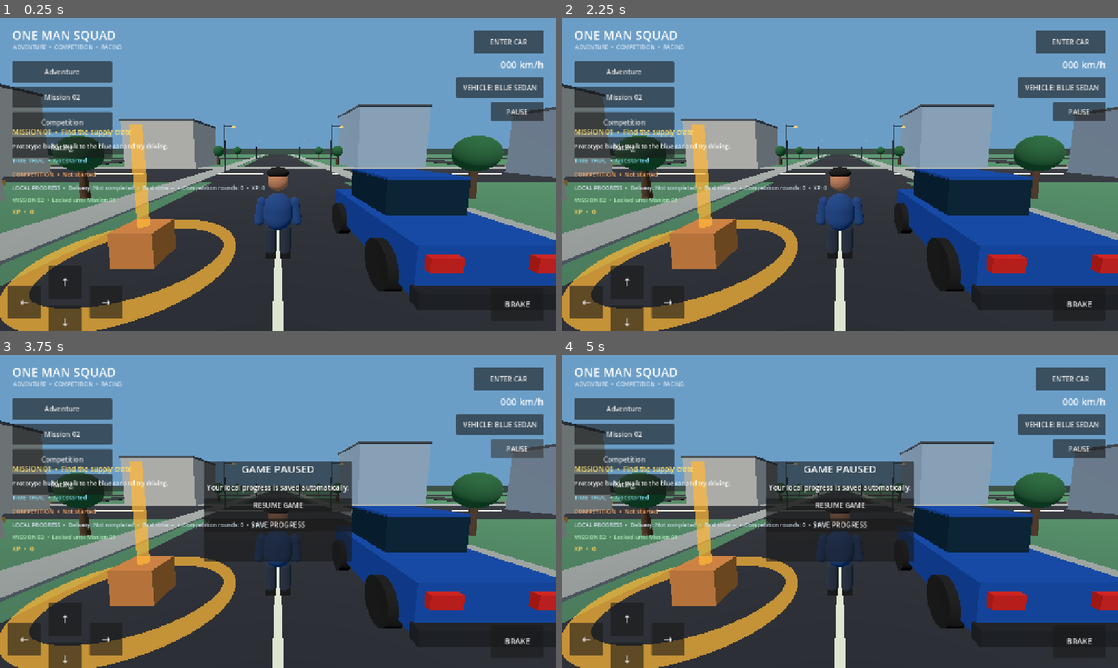
Above: before the commit, frames 1-4 (two rows, left to right).
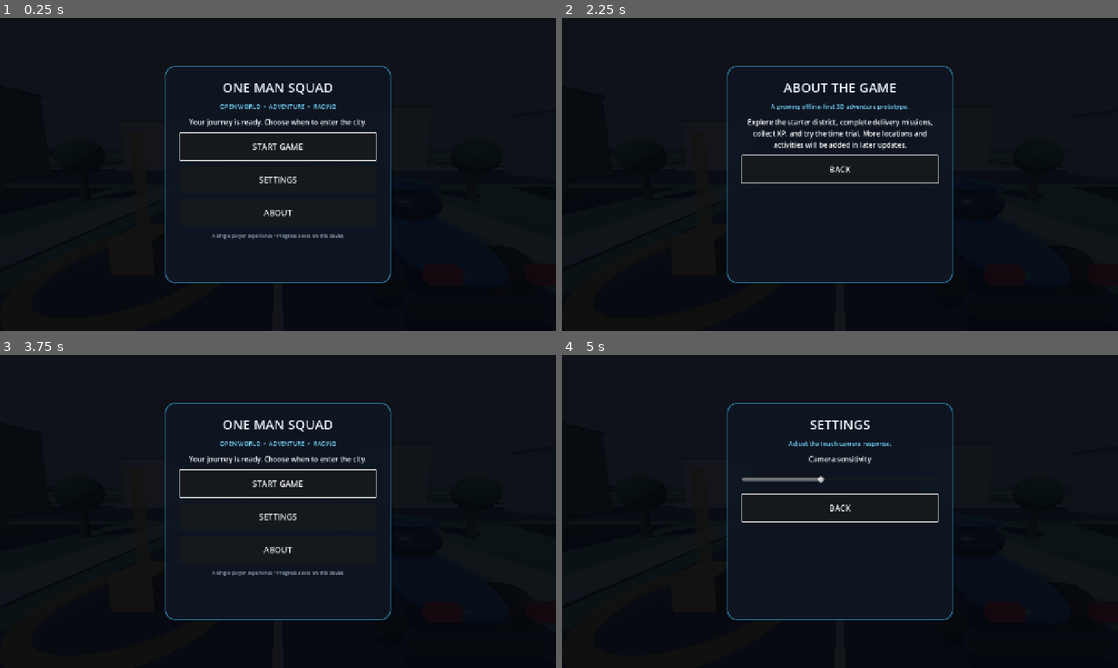
Above: after the commit, the same moments.

Repository: newgenerationnetwork617-ops/one-man-squad
Game: Godot game, scene res://scenes/main.tscn
Same seed, same stepped clock (60 frames per second), same inputs: the game is played once before the commit and once after it.
Inputs (mouse positions are in pixels of both pictures, inside the frame that each line leads up to):
- Up to frame 1 (0.25 s): no input
- Up to frame 2 (2.25 s): click (840, 180) at 0.5 s, where only the run after the commit has a clickable "SETTINGS"; click (840, 171) at 1.25 s, where only the run after the commit has a clickable "BACK"; click (840, 212) at 2 s, where only the run after the commit has a clickable "ABOUT"
- Up to frame 3 (3.75 s): click (278, 505) at 2.75 s, where only the run after the commit has a clickable "BACK"; click (517, 448) at 3.5 s, where only the run before the commit has a clickable "PAUSE"
- Up to frame 4 (5 s): click (840, 505) at 4.25 s, where only the run before the commit has a clickable "RESUME GAME"

The runs differ from the first frame. In frame 1, 96% of the frame differs, in the area x 0-100%, y 0-100%; in frame 2, 96%; in frame 3, 93%; in frame 4, 93%.

Commit message:
Add home menu and visual polish
Add a dedicated home screen, improve pause and resume controls, save camera sensitivity, and polish procedural visuals.

Diff:
--- a/scenes/player.tscn
+++ b/scenes/player.tscn
@@ -23,8 +23,11 @@
 [sub_resource type="CapsuleMesh" id="Leg"]
 radius = 0.13
 height = 0.72
-[sub_resource type="BoxMesh" id="Foot"]
-size = Vector3(0.24, 0.13, 0.36)
+[sub_resource type="CapsuleMesh" id="Foot"]
+radius = 0.13
+height = 0.38
+radial_segments = 24
+rings = 12
 [sub_resource type="StandardMaterial3D" id="HairMaterial"]
 albedo_color = Color(0.045, 0.035, 0.03, 1)
 [sub_resource type="SphereMesh" id="HairMesh"]
@@ -82,10 +85,12 @@
 surface_material_override/0 = SubResource("Trousers")
 [node name="LeftBoot" type="MeshInstance3D" parent="."]
 position = Vector3(-0.16, 0.12, -0.08)
+scale = Vector3(1.0, 0.48, 1.0)
 mesh = SubResource("Foot")
 surface_material_override/0 = SubResource("Boots")
 [node name="RightBoot" type="MeshInstance3D" parent="."]
 position = Vector3(0.16, 0.12, -0.08)
+scale = Vector3(1.0, 0.48, 1.0)
 mesh = SubResource("Foot")
 surface_material_override/0 = SubResource("Boots")
 [node name="CameraPivot" type="Node3D" parent="."]
--- a/scenes/sport_car.tscn
+++ b/scenes/sport_car.tscn
@@ -2,10 +2,16 @@
 [ext_resource type="Script" path="res://scripts/vehicle_controller.gd" id="1"]
 [sub_resource type="BoxShape3D" id="BodyCollision"]
 size = Vector3(2.05, 1.0, 4.1)
-[sub_resource type="BoxMesh" id="BodyMesh"]
-size = Vector3(2.05, 0.72, 4.1)
-[sub_resource type="BoxMesh" id="CabinMesh"]
-size = Vector3(1.62, 0.78, 1.9)
+[sub_resource type="SphereMesh" id="BodyMesh"]
+radius = 1.0
+height = 2.0
+radial_segments = 32
+rings = 16
+[sub_resource type="SphereMesh" id="CabinMesh"]
+radius = 1.0
+height = 2.0
+radial_segments = 32
+rings = 16
 [sub_resource type="BoxMesh" id="SpoilerMesh"]
 size = Vector3(1.7, 0.12, 0.28)
 [sub_resource type="CylinderMesh" id="WheelMesh"]
@@ -39,16 +45,18 @@
 shape = SubResource("BodyCollision")
 [node name="Body" type="MeshInstance3D" parent="."]
 position = Vector3(0, 0.72, 0)
+scale = Vector3(1.03, 0.39, 2.05)
 mesh = SubResource("BodyMesh")
 surface_material_override/0 = SubResource("RedPaint")
 [node name="Cabin" type="MeshInstance3D" parent="."]
-position = Vector3(0, 1.36, -0.22)
+position = Vector3(0, 1.35, -0.22)
+scale = Vector3(0.78, 0.42, 0.92)
 mesh = SubResource("CabinMesh")
 surface_material_override/0 = SubResource("Glass")
 [node name="Hood" type="MeshInstance3D" parent="."]
-position = Vector3(0, 1.12, -1.28)
+position = Vector3(0, 1.02, -1.32)
 mesh = SubResource("BodyMesh")
-scale = Vector3(0.98, 0.18, 0.28)
+scale = Vector3(0.96, 0.14, 0.46)
 surface_material_override/0 = SubResource("RedPaint")
 [node name="RearSpoiler" type="MeshInstance3D" parent="."]
 position = Vector3(0, 1.6, 1.72)
--- a/scenes/starter_car.tscn
+++ b/scenes/starter_car.tscn
@@ -2,10 +2,16 @@
 [ext_resource type="Script" path="res://scripts/vehicle_controller.gd" id="1"]
 [sub_resource type="BoxShape3D" id="BoxShape_vehicle"]
 size = Vector3(2.0, 0.9, 3.8)
-[sub_resource type="BoxMesh" id="BoxMesh_body"]
-size = Vector3(2.0, 0.75, 3.8)
-[sub_resource type="BoxMesh" id="BoxMesh_cabin"]
-size = Vector3(1.55, 0.8, 1.8)
+[sub_resource type="SphereMesh" id="BoxMesh_body"]
+radius = 1.0
+height = 2.0
+radial_segments = 32
+rings = 16
+[sub_resource type="SphereMesh" id="BoxMesh_cabin"]
+radius = 1.0
+height = 2.0
+radial_segments = 32
+rings = 16
 [sub_resource type="CylinderMesh" id="CylinderMesh_wheel"]
 top_radius = 0.42
 bottom_radius = 0.42
@@ -43,16 +49,18 @@
 shape = SubResource("BoxShape_vehicle")
 [node name="Body" type="MeshInstance3D" parent="."]
 position = Vector3(0, 0.72, 0)
+scale = Vector3(1.0, 0.4, 1.92)
 mesh = SubResource("BoxMesh_body")
 surface_material_override/0 = SubResource("Material_body")
 [node name="Cabin" type="MeshInstance3D" parent="."]
-position = Vector3(0, 1.38, -0.25)
+position = Vector3(0, 1.35, -0.25)
+scale = Vector3(0.76, 0.43, 0.88)
 mesh = SubResource("BoxMesh_cabin")
 surface_material_override/0 = SubResource("Material_glass")
 [node name="Roof" type="MeshInstance3D" parent="."]
-position = Vector3(0, 1.79, -0.25)
+position = Vector3(0, 1.72, -0.25)
 mesh = SubResource("BoxMesh_cabin")
-scale = Vector3(1.0, 0.08, 1.0)
+scale = Vector3(0.72, 0.1, 0.82)
 surface_material_override/0 = SubResource("Material_body")
 [node name="FrontBumper" type="MeshInstance3D" parent="."]
 position = Vector3(0, 0.43, -1.96)
--- a/scripts/main.gd
+++ b/scripts/main.gd
@@ -36,7 +36,10 @@
 var total_xp := 0
 var mission_two_label: Label
 var xp_label: Label
-var pause_panel: PanelContainer
+var pause_panel: Control
+var ui_canvas: CanvasLayer
+var hud_root: Control
+var home_overlay: Control
 var best_time_trial := 0.0
 var completed_competition_rounds := 0
 var records_label: Label
@@ -51,8 +54,12 @@
 	_build_park_plaza()
 	_spawn_player()
 	_spawn_vehicle()
+	var saved_sensitivity := float(save_config.get_value("settings", "camera_sensitivity", 0.006))
+	player.set("look_sensitivity", saved_sensitivity)
+	vehicle.set("look_sensitivity", saved_sensitivity)
 	_build_adventure_mission()
 	_build_interface()
+	_show_home_menu()
 
 func _process(delta: float) -> void:
 	_recover_if_out_of_bounds()
@@ -76,23 +83,35 @@
 func _build_environment() -> void:
 	var world_environment := WorldEnvironment.new()
 	var environment := Environment.new()
-	environment.background_mode = Environment.BG_COLOR
-	environment.background_color = Color(0.42, 0.62, 0.78)
-	environment.ambient_light_source = Environment.AMBIENT_SOURCE_COLOR
-	environment.ambient_light_color = Color(0.68, 0.76, 0.86)
-	environment.ambient_light_energy = 0.7
+	var sky := Sky.new()
+	var sky_material := ProceduralSkyMaterial.new()
+	sky_material.sky_top_color = Color(0.12, 0.28, 0.48)
+	sky_material.sky_horizon_color = Color(0.72, 0.78, 0.84)
+	sky_material.ground_bottom_color = Color(0.12, 0.16, 0.14)
+	sky_material.ground_horizon_color = Color(0.48, 0.54, 0.52)
+	sky.sky_material = sky_material
+	environment.background_mode = Environment.BG_SKY
+	environment.sky = sky
+	environment.ambient_light_source = Environment.AMBIENT_SOURCE_SKY
+	environment.ambient_light_energy = 0.78
+	environment.tonemap_mode = Environment.TONE_MAPPER_FILMIC
+	environment.fog_enabled = true
+	environment.fog_light_color = Color(0.62, 0.7, 0.76)
+	environment.fog_density = 0.0012
 	world_environment.environment = environment
 	add_child(world_environment)
 
 	var sunlight := DirectionalLight3D.new()
 	sunlight.rotation_degrees = Vector3(-48.0, -28.0, 0.0)
-	sunlight.light_energy = 1.1
-	sunlight.shadow_enabled = false
+	sunlight.light_energy = 1.25
+	sunlight.shadow_enabled = true
 	add_child(sunlight)
 
 func _material(color: Color) -> StandardMaterial3D:
 	var material := StandardMaterial3D.new()
 	material.albedo_color = color
+	material.roughness = 0.82
+	material.metallic = 0.02
 	return material
 
 func _add_box(parent: Node3D, box_name: String, position: Vector3, size: Vector3, color: Color, is_static: bool = false) -> void:
@@ -269,9 +288,12 @@
 
 func _build_interface() -> void:
 	var canvas := CanvasLayer.new()
+	canvas.layer = 10
+	ui_canvas = canvas
 	add_child(canvas)
 	var root := Control.new()
 	root.set_anchors_and_offsets_preset(Control.PRESET_FULL_RECT)
+	hud_root = root
 	canvas.add_child(root)
 
 	var heading := Label.new()
@@ -716,40 +738,186 @@
 
 func _toggle_pause() -> void:
 	if pause_panel != null and is_instance_valid(pause_panel):
-		pause_panel.queue_free()
-		pause_panel = null
-		get_tree().paused = false
+		_close_pause_menu()
 		return
 	get_tree().paused = true
-	pause_panel = PanelContainer.new()
-	pause_panel.process_mode = Node.PROCESS_MODE_ALWAYS
-	pause_panel.set_anchors_and_offsets_preset(Control.PRESET_CENTER)
-	pause_panel.position = Vector2(-170, -115)
-	pause_panel.custom_minimum_size = Vector2(340, 230)
+	pause_panel = _create_fullscreen_menu_overlay()
+	var panel := _create_menu_panel(pause_panel, Vector2(500, 470))
 	var menu := VBoxContainer.new()
-	menu.add_theme_constant_override("separation", 14)
-	pause_panel.add_child(menu)
-	var heading := Label.new()
-	heading.text = "GAME PAUSED"
-	heading.horizontal_alignment = HORIZONTAL_ALIGNMENT_CENTER
-	heading.add_theme_font_size_override("font_size", 24)
-	menu.add_child(heading)
-	var note := Label.new()
-	note.text = "Your local progress is saved automatically."
-	note.horizontal_alignment = HORIZONTAL_ALIGNMENT_CENTER
-	menu.add_child(note)
-	var resume := Button.new()
-	resume.text = "RESUME GAME"
-	resume.pressed.connect(_toggle_pause)
-	menu.add_child(resume)
-	var save_exit := Button.new()
-	save_exit.text = "SAVE PROGRESS"
-	save_exit.pressed.connect(func() -> void:
+	menu.add_theme_constant_override("separation", 12)
+	panel.add_child(menu)
+	_add_menu_heading(menu, "GAME PAUSED", "Your progress is stored locally on this device.")
+	_add_menu_button(menu, "RESUME GAME", _close_pause_menu)
+	_add_menu_button(menu, "SAVE PROGRESS", func() -> void:
 		_save_progress()
 		status_label.text = "Progress saved on this device."
 	)
-	menu.add_child(save_exit)
-	get_tree().root.add_child(pause_panel)
+	_add_menu_button(menu, "MAIN MENU", _show_home_menu)
+	_add_menu_button(menu, "RESTART SESSION", _restart_session)
+	_add_menu_footer(menu, "One Man Squad  •  Offline mode")
+	resume_menu_focus(menu)
+
+func _close_pause_menu() -> void:
+	if pause_panel != null and is_instance_valid(pause_panel):
+		pause_panel.queue_free()
+	pause_panel = null
+	get_tree().paused = false
+
+func _restart_session() -> void:
+	get_tree().paused = false
+	get_tree().reload_current_scene()
+
+func _show_home_menu() -> void:
+	if hud_root != null:
+		hud_root.visible = false
+	if pause_panel != null and is_instance_valid(pause_panel):
+		pause_panel.queue_free()
+	pause_panel = null
+	get_tree().paused = true
+	if hud_root != null:
+		hud_root.visible = false
+	_build_home_screen("home")
+
+func _show_settings_screen() -> void:
+	_build_home_screen("settings")
+
+func _show_about_screen() -> void:
+	_build_home_screen("about")
+
+func _build_home_screen(screen: String) -> void:
+	if home_overlay != null and is_instance_valid(home_overlay):
+		home_overlay.queue_free()
+	home_overlay = _create_fullscreen_menu_overlay()
+	var panel := _create_menu_panel(home_overlay, Vector2(520, 500))
+	var menu := VBoxContainer.new()
+	menu.add_theme_constant_override("separation", 14)
+	panel.add_child(menu)
+	if screen == "home":
+		_add_menu_heading(menu, "ONE MAN SQUAD", "OPEN WORLD  •  ADVENTURE  •  RACING")
+		var welcome := Label.new()
+		welcome.text = "Your journey is ready. Choose when to enter the city."
+		welcome.horizontal_alignment = HORIZONTAL_ALIGNMENT_CENTER
+		welcome.autowrap_mode = TextServer.AUTOWRAP_WORD_SMART
+		menu.add_child(welcome)
+		_add_menu_button(menu, "CONTINUE" if mission_completed or mission_two_completed or total_xp > 0 else "START GAME", _enter_game)
+		_add_menu_button(menu, "SETTINGS", _show_settings_screen)
+		_add_menu_button(menu, "ABOUT", _show_about_screen)
+		_add_menu_footer(menu, "A single-player experience • Progress saves on this device")
+	elif screen == "settings":
+		_add_menu_heading(menu, "SETTINGS", "Adjust the touch camera response.")
+		var sensitivity_label := Label.new()
+		sensitivity_label.text = "Camera sensitivity"
+		sensitivity_label.horizontal_alignment = HORIZONTAL_ALIGNMENT_CENTER
+		menu.add_child(sensitivity_label)
+		var sensitivity := HSlider.new()
+		sensitivity.min_value = 0.002
+		sensitivity.max_value = 0.012
+		sensitivity.step = 0.001
+		sensitivity.value = float(save_config.get_value("settings", "camera_sensitivity", 0.006))
+		sensitivity.custom_minimum_size = Vector2(360, 42)
+		sensitivity.value_changed.connect(_set_camera_sensitivity)
+		menu.add_child(sensitivity)
+		_add_menu_button(menu, "BACK", _show_home_menu)
+	elif screen == "about":
+		_add_menu_heading(menu, "ABOUT THE GAME", "A growing offline-first 3D adventure prototype.")
+		var about_text := Label.new()
+		about_text.text = "Explore the starter district, complete delivery missions, collect XP, and try the time trial. More locations and activities will be added in later updates."
+		about_text.autowrap_mode = TextServer.AUTOWRAP_WORD_SMART
+		about_text.horizontal_alignment = HORIZONTAL_ALIGNMENT_CENTER
+		menu.add_child(about_text)
+		_add_menu_button(menu, "BACK", _show_home_menu)
+	resume_menu_focus(menu)
+
+func _enter_game() -> void:
+	if home_overlay != null and is_instance_valid(home_overlay):
+		home_overlay.queue_free()
+	home_overlay = null
+	if hud_root != null:
+		hud_root.visible = true
+	get_tree().paused = false
+	if is_instance_valid(status_label):
+		status_label.text = "Welcome to the city • Explore, complete missions, or start a race."
+
+func _set_camera_sensitivity(value: float) -> void:
+	if is_instance_valid(player):
+		player.set("look_sensitivity", value)
+	if is_instance_valid(vehicle):
+		vehicle.set("look_sensitivity", value)
+	save_config.set_value("settings", "camera_sensitivity", value)
+	save_config.save("user://progress.cfg")
+
+func _create_fullscreen_menu_overlay() -> Control:
+	var overlay := Control.new()
+	overlay.process_mode = Node.PROCESS_MODE_ALWAYS
+	overlay.set_anchors_and_offsets_preset(Control.PRESET_FULL_RECT)
+	overlay.z_index = 100
+	var shade := ColorRect.new()
+	shade.color = Color(0.015, 0.025, 0.045, 0.94)
+	shade.mouse_filter = Control.MOUSE_FILTER_STOP
+	shade.set_anchors_and_offsets_preset(Control.PRESET_FULL_RECT)
+	overlay.add_child(shade)
+	ui_canvas.add_child(overlay)
+	return overlay
+
+func _create_menu_panel(parent: Control, minimum_size: Vector2) -> PanelContainer:
+	var center := CenterContainer.new()
+	center.set_anchors_and_offsets_preset(Control.PRESET_FULL_RECT)
+	parent.add_child(center)
+	var panel := PanelContainer.new()
+	panel.custom_minimum_size = minimum_size
+	var style := StyleBoxFlat.new()
+	style.bg_color = Color(0.055, 0.085, 0.13, 0.98)
+	style.border_color = Color(0.22, 0.62, 0.82, 0.9)
+	style.set_border_width_all(2)
+	style.set_corner_radius_all(22)
+	style.content_margin_left = 34
+	style.content_margin_right = 34
+	style.content_margin_top = 28
+	style.content_margin_bottom = 28
+	panel.add_theme_stylebox_override("panel", style)
+	center.add_child(panel)
+	return panel
+
+func _add_menu_heading(parent: VBoxContainer, heading_text: String, subtitle_text: String) -> void:
+	var heading := Label.new()
+	heading.text = heading_text
+	heading.horizontal_alignment = HORIZONTAL_ALIGNMENT_CENTER
+	heading.add_theme_font_size_override("font_size", 30)
+	heading.add_theme_color_override("font_color", Color(0.95, 0.98, 1.0))
+	parent.add_child(heading)
+	var subtitle := Label.new()
+	subtitle.text = subtitle_text
+	subtitle.horizontal_alignment = HORIZONTAL_ALIGNMENT_CENTER
+	subtitle.autowrap_mode = TextServer.AUTOWRAP_WORD_SMART
+	subtitle.add_theme_font_size_override("font_size", 14)
+	subtitle.add_theme_color_override("font_color", Color(0.45, 0.82, 0.96))
+	parent.add_child(subtitle)
+
+func _add_menu_button(parent: VBoxContainer, label_text: String, action: Callable) -> Button:
+	var button := Button.new()
+	button.text = label_text
+	button.custom_minimum_size = Vector2(380, 62)
+	button.size_flags_horizontal = Control.SIZE_EXPAND_FILL
+	button.focus_mode = Control.FOCUS_ALL
+	button.add_theme_font_size_override("font_size", 19)
+	button.pressed.connect(action)
+	parent.add_child(button)
+	return button
+
+func _add_menu_footer(parent: VBoxContainer, footer_text: String) -> void:
+	var footer := Label.new()
+	footer.text = footer_text
+	footer.horizontal_alignment = HORIZONTAL_ALIGNMENT_CENTER
+	footer.autowrap_mode = TextServer.AUTOWRAP_WORD_SMART
+	footer.add_theme_font_size_override("font_size", 11)
+	footer.add_theme_color_override("font_color", Color(0.62, 0.69, 0.76))
+	parent.add_child(footer)
+
+func resume_menu_focus(parent: VBoxContainer) -> void:
+	for child in parent.get_children():
+		if child is Button:
+			child.grab_focus()
+			return
 
 func _start_competition_round() -> void:
 	if is_driving:
--- a/tests/gameplay_smoke_test.gd
+++ b/tests/gameplay_smoke_test.gd
@@ -28,6 +28,14 @@
 	var game := MAIN_SCENE.instantiate()
 	root.add_child(game)
 	await process_frame
+
+	_check(game.get_tree().paused == true, "The game should open at the home screen instead of dropping directly into gameplay.")
+	_check(game.get("home_overlay") != null and is_instance_valid(game.get("home_overlay")), "The home screen should be visible at startup.")
+	_check(game.get("home_overlay").process_mode == Node.PROCESS_MODE_ALWAYS, "The home screen should remain interactive while gameplay is paused.")
+	game.call("_enter_game")
+	_check(game.get_tree().paused == false, "Starting from the home screen should unpause gameplay.")
+	_check(game.get("hud_root").visible == true, "The gameplay HUD should appear after starting the game.")
+	_check(game.get("home_overlay") == null, "The home screen should close after starting the game.")
 
 	_check(game.get("player") is CharacterBody3D, "The player should spawn.")
 	_check(game.get("vehicle") is CharacterBody3D, "The starter vehicle should spawn.")
@@ -67,8 +75,16 @@
 	_check(game.get_node_or_null("ParkPlazaGround") != null, "The starter district should include the new park plaza landmark.")
 	game.call("_toggle_pause")
 	_check(game.get_tree().paused == true, "The pause menu should pause the game.")
+	_check(game.get("pause_panel") != null and is_instance_valid(game.get("pause_panel")), "The pause overlay should be created.")
+	_check(game.get("pause_panel").process_mode == Node.PROCESS_MODE_ALWAYS, "Pause controls should continue processing while paused.")
+	game.call("_close_pause_menu")
+	_check(game.get_tree().paused == false, "The resume action should unpause the game.")
 	game.call("_toggle_pause")
-	_check(game.get_tree().paused == false, "The resume action should unpause the game.")
+	game.call("_show_home_menu")
+	_check(game.get_tree().paused == true, "Returning to the main menu should pause the world.")
+	_check(game.get("home_overlay") != null and is_instance_valid(game.get("home_overlay")), "The main menu should be available from the pause menu.")
+	game.call("_enter_game")
+	_check(game.get_tree().paused == false, "Continuing from the main menu should resume gameplay.")
 
 	game.set("is_driving", true)
 	game.call("_start_time_trial")
Not shown, changed: docs/DEVELOPMENT_STATUS.md
